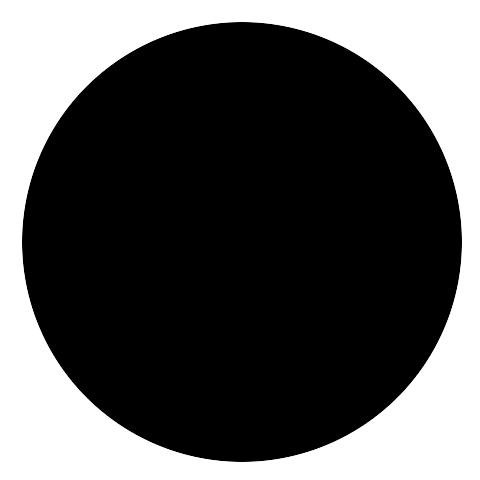
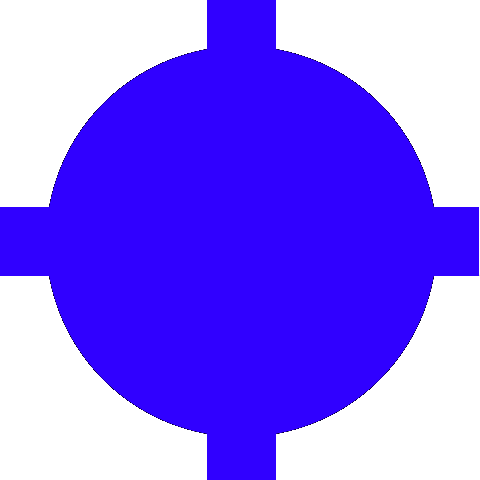
Comparing the layer stacks of the two (480, 480) images. Changes:
painted on "circle" over (x1=0, y1=0, x2=480, y2=480)
hid "back" over (x1=0, y1=0, x2=480, y2=480)
